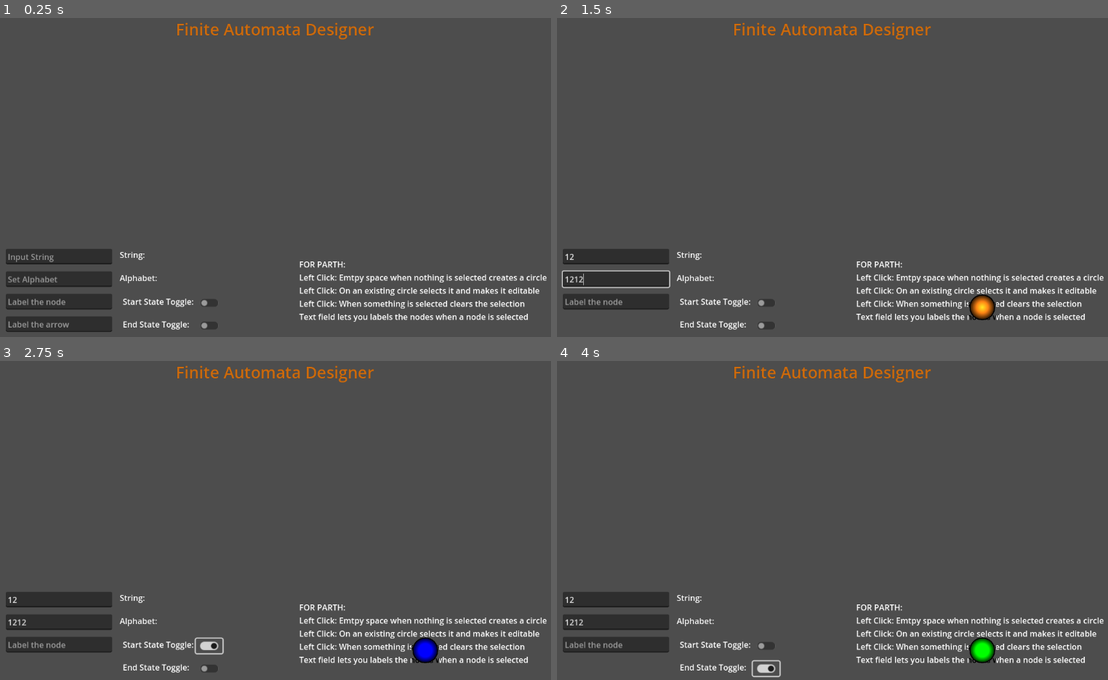
Above: before the commit, frames 1-4 (two rows, left to right).
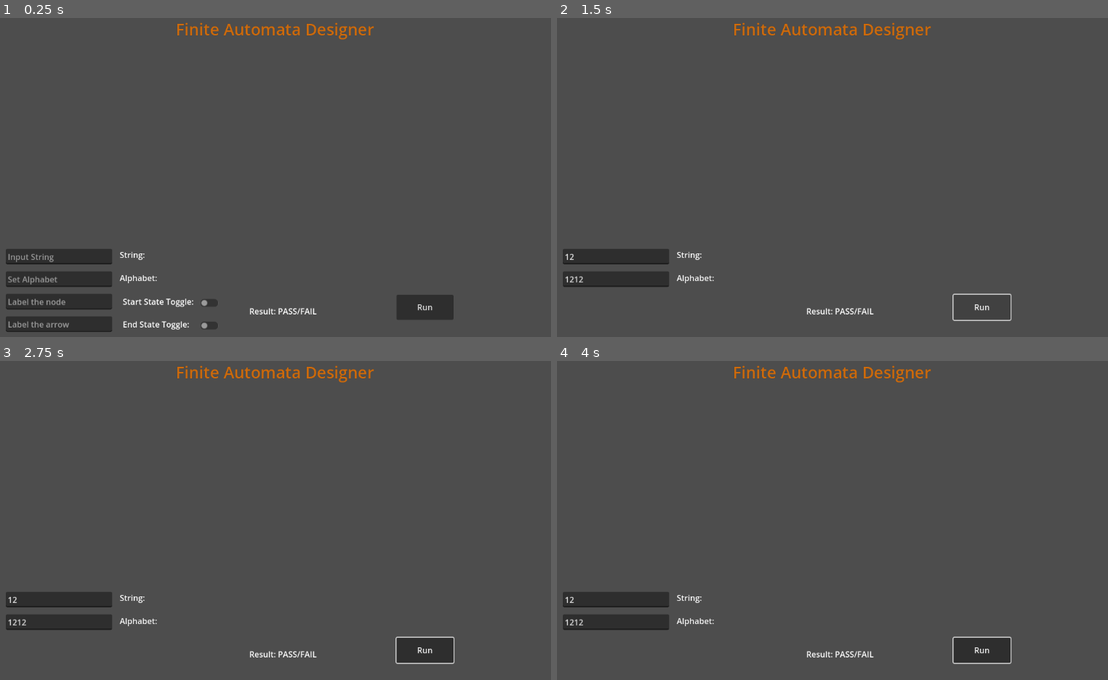
Above: after the commit, the same moments.

Repository: ParthP22/FiniteAutomataDesigner
Game: Godot game, scene res://main.tscn
Same seed, same stepped clock (60 frames per second), same inputs: the game is played once before the commit and once after it. The engine's default icon, where the game draws it, is replaced by a stand-in: a white triangle on a blue panel in a dark square.
Inputs (mouse positions are in pixels of both pictures, inside the frame that each line leads up to):
- Up to frame 1 (0.25 s): no input
- Up to frame 2 (1.5 s): click (617, 257) at 0.52 s; type "12" at 0.6 s; click (617, 279) at 0.75 s; type "12" at 0.83 s; click (617, 301) at 0.98 s; type "12" at 1.07 s; click (981, 308) at 1.25 s, where only the run after the commit has a clickable "Run"
- Up to frame 3 (2.75 s): click (209, 644) at 2.02 s
- Up to frame 4 (4 s): click (766, 644) at 2.77 s; click (766, 667) at 3.52 s

The runs differ from the first frame. In frame 1, 2.6% of the frame differs, in the area x 45-100%, y 76-96%; in frame 2, 3.7%; in frame 3, 4.0%; in frame 4, 4.0%, in the area x 1-100%, y 76-100%.

Commit message:
add run button and unable to create nodes on top of it

Diff:
--- a/finite-automata-designer/main.gd
+++ b/finite-automata-designer/main.gd
@@ -121,6 +121,9 @@
 		print("selected arrow")
 		deselect_curr_node()
 		select_arrow(node)
+		return
+	else:
+		print('clicked something else')
 	# If you click the anything else with a collision don't draw the circle
 	#if node is RigidBody2D and (node.get_child(0) is LineEdit or node.get_child(0) is CheckButton):
 		#print("clicked on an object that isn't state")
@@ -235,3 +238,8 @@
 	_alphabet_label.text = ""
 	_alphabet_label.text = "Alphabet: " + _alphabet
 	_alphabet_text_field.text = ""
+
+
+func _on_button_button_down():
+	print('pressed run button')
+	pass # Replace with function body.
--- a/finite-automata-designer/main.tscn
+++ b/finite-automata-designer/main.tscn
@@ -1,6 +1,9 @@
-[gd_scene load_steps=5 format=3 uid="uid://dl8k47mliaxvs"]
+[gd_scene load_steps=6 format=3 uid="uid://dl8k47mliaxvs"]
 
 [ext_resource type="Script" path="res://main.gd" id="1_n2rlr"]
+
+[sub_resource type="RectangleShape2D" id="RectangleShape2D_1sqlt"]
+size = Vector2(129, 64)
 
 [sub_resource type="LabelSettings" id="LabelSettings_db6vl"]
 font_size = 32
@@ -17,6 +20,14 @@
 [node name="main" type="Node2D"]
 script = ExtResource("1_n2rlr")
 
+[node name="ButtonCover" type="RigidBody2D" parent="."]
+position = Vector2(881, 587)
+gravity_scale = 0.0
+
+[node name="CollisionShape2D" type="CollisionShape2D" parent="ButtonCover"]
+position = Vector2(0.5, 2)
+shape = SubResource("RectangleShape2D_1sqlt")
+
 [node name="CanvasModulate" type="CanvasModulate" parent="."]
 
 [node name="Control" type="Control" parent="."]
@@ -31,17 +42,17 @@
 anchor_left = 0.5
 anchor_right = 0.5
 anchor_bottom = 0.5
-offset_left = 611.0
-offset_top = 492.0
-offset_right = 1103.0
-offset_bottom = 619.0
+offset_left = 28.0
+offset_top = 670.0
+offset_right = 520.0
+offset_bottom = 797.0
 grow_horizontal = 2
 grow_vertical = 2
 text = "FOR PARTH:
-Left Click: Emtpy space when nothing is selected creates a circle
+Left Click: Empty space when nothing is selected creates a circle
 Left Click: On an existing circle selects it and makes it editable
-Left Click: When something is selected clears the selection
-Text field lets you labels the nodes when a node is selected"
+Left Click: On an arrow makes it editable
+Right Click (hold): Lets you drag selected node"
 
 [node name="Title" type="Label" parent="Control"]
 offset_left = 386.0
@@ -82,6 +93,29 @@
 text = "Alphabet: "
 vertical_alignment = 1
 
+[node name="Result" type="Label" parent="Control"]
+layout_mode = 1
+anchors_preset = -1
+anchor_left = 0.5
+anchor_right = 0.5
+anchor_bottom = 0.5
+offset_left = 512.0
+offset_top = 574.0
+offset_right = 684.0
+offset_bottom = 600.0
+grow_horizontal = 2
+grow_vertical = 2
+text = "Result: PASS/FAIL"
+vertical_alignment = 1
+
+[node name="Button" type="Button" parent="Control"]
+layout_mode = 0
+offset_left = 824.0
+offset_top = 564.0
+offset_right = 937.0
+offset_bottom = 614.0
+text = "Run"
+
 [node name="InputTextField" type="RigidBody2D" parent="."]
 position = Vector2(154, 488)
 mass = 100000.0
@@ -232,6 +266,7 @@
 offset_bottom = 12.0
 text = "End State Toggle:"
 
+[connection signal="button_down" from="Control/Button" to="." method="_on_button_button_down"]
 [connection signal="text_submitted" from="InputTextField/LineEdit" to="." method="_on_input_text_submitted"]
 [connection signal="text_submitted" from="AlphabetTextField/LineEdit" to="." method="_on_alphabet_text_submitted"]
 [connection signal="text_submitted" from="StateTextField/LineEdit" to="." method="_on_state_edit_text_submitted"]
